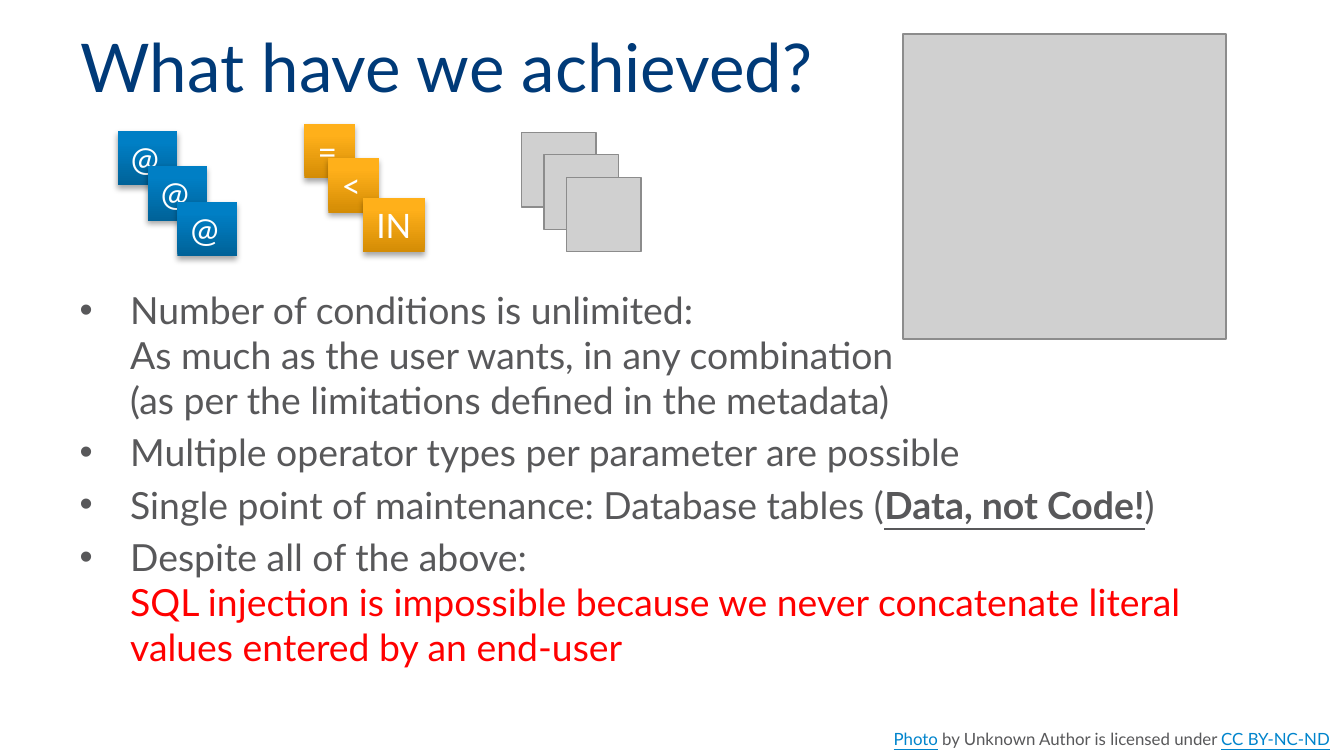
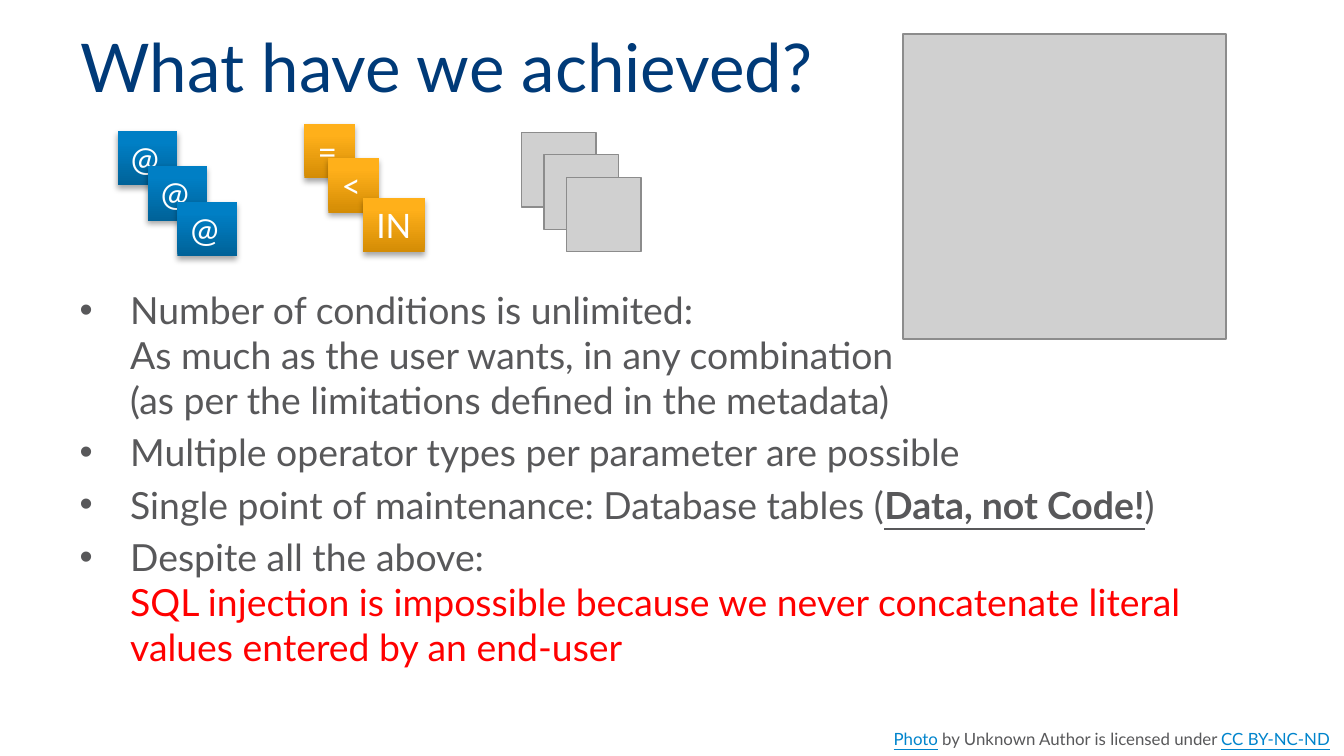
Before and after one commit to MadeiraData/DynamicFilters, a slide deck: slide 26 of DynamicFilters_Presentation_Eng.pptx (slide 25 before the commit). Drawn at 1344x756 pixels with LibreOffice and Linux fonts; fonts in the diff are those of the drawing; grey boxes stand for pictures; background and template pictures are left out. Boxes give left, top, right and bottom in pixels: in the first picture for what was removed or moved away, otherwise in the second. Text is boxed around its words. In the diff, an @@ line names an element or a change of style, - is before the commit and + after.

```diff
--- a/DynamicFilters_Presentation_Eng.pptx
+++ b/DynamicFilters_Presentation_Eng.pptx
@@ text at (130,543,1181,668): text changed @@
-• Despite all of the above:
-  SQL injection is impossible because we never concatenate literal values entered by an end-user
+• Despite all the above:
+  SQL injection is impossible because we never concatenate literal values entered by an end-user
```
Also in this commit, not shown: 9 other slides changed, 1 slide added.
